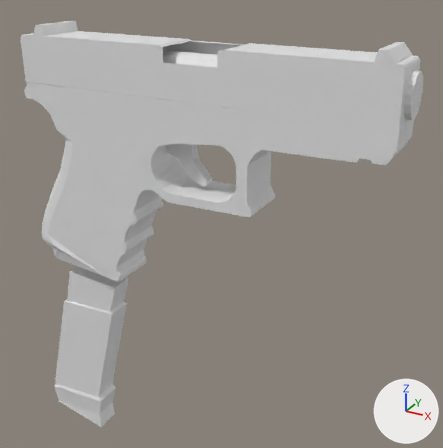
A saved change to the Blender file Assets/Blends/Glock2.blend.
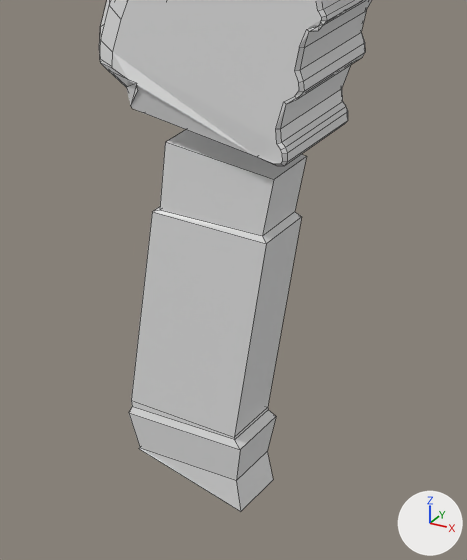
Each version appears first whole from a camera (50 mm lens) standing at (3.69, -6.01, 2.52) and looking at (0.15, 0.42, -0.7), and next in a close-up on the part from 0% to 44% of the width and 47% to 100% of the height. Lighting does not change. The marker at lower right points along +X, +Y and +Z. The close-ups show mesh edges as thin lines.

Names of what the first close-up shows: 'Glock'.
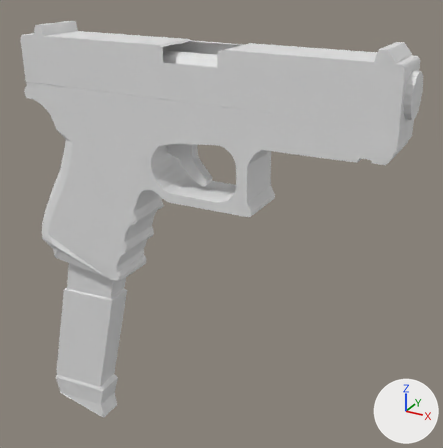
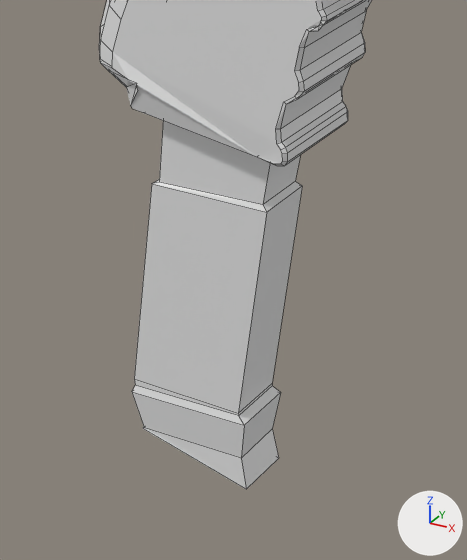
The edits, one by one:
me_cube_004 has 494 vertices, 337 faces, 4 loose edges and spans x -2.63..2.51, y -0.35..0.32, z -4.42..1.75.
me_cube_004 is used by ob_glock; location (0.0, 0.0, 0.0).
me_cube_004 part 1: the loose piece of 32 vertices spanning x -2.63..-1.22, y -0.2..0.19, z -4.42..-1.69 is turned -1.1 degrees about the y axis through its middle, then moved by (0.04, 0.0, 0.21).

Changed parts and their boxes (x1, y1, x2, y2) in the close-ups (467 x 560 px; the box of a moved part takes in the faces that stretch with it):
'Glock', reshaped
    before: (99, 0, 372, 512)
    after: (99, 0, 372, 489)
part 1 of me_cube_004, moved or reshaped
    before: (129, 130, 307, 512)
    after: (132, 121, 302, 489)
